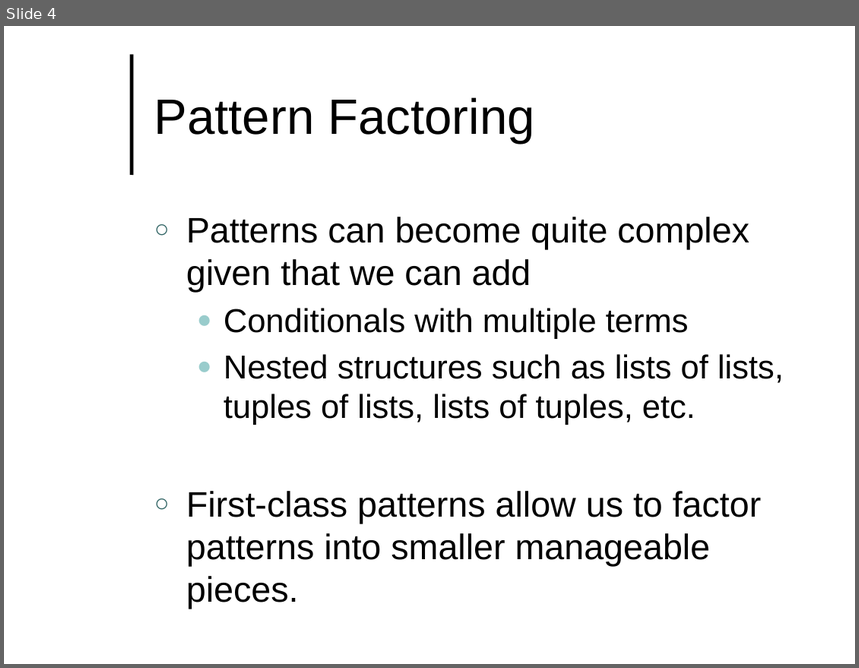
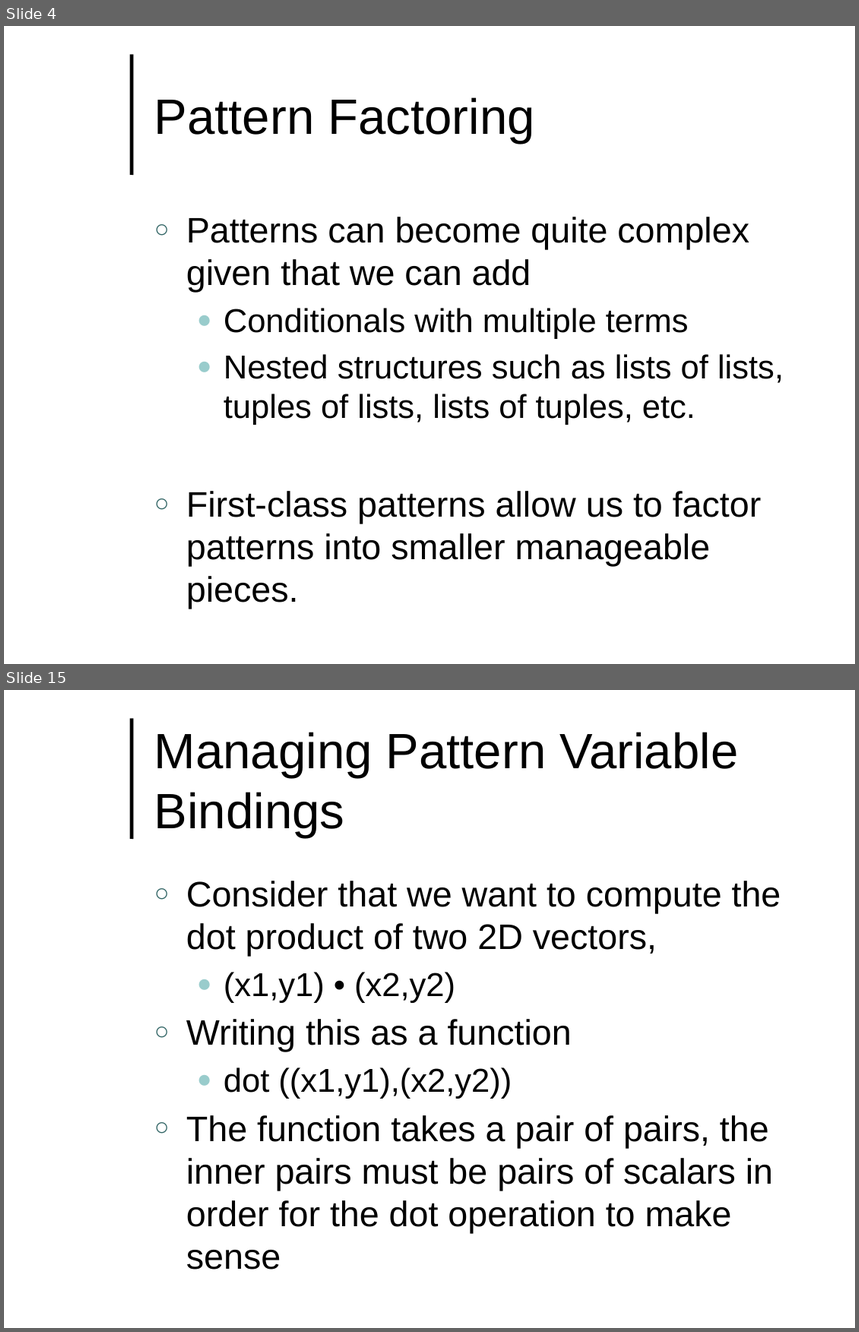
Before and after one commit to lutzhamel/CSC493, a slide deck: notes/csc493-ln015.pptx. Shown one above the other, each under a label of ours: slide 4 before the commit, slides 4 and 15 after it; the slides between them are not shown. The pictures are 859x668 and 859x1332 pixels, drawn with LibreOffice and Linux fonts; fonts in the diff are those of the drawing; background and template pictures are left out. Boxes give left, top, right and bottom in pixels: in the first picture for what was removed or moved away, otherwise in the second. Text is boxed around its words. In the diff, an @@ line names an element or a change of style, - is before the commit and + after.

```diff
--- a/notes/csc493-ln015.pptx
+++ b/notes/csc493-ln015.pptx
@@ slide 15 added at [4,690,855,1328], background #FFFFFF; not listed: 1 template element that a slide beside it also shows @@
@@ title added at [154,732,738,837], 42 pt, text #000000 @@
+Managing Pattern Variable Bindings
@@ text added at [186,881,781,1233], 30 pt, text #000000 @@
+○ Consider that we want to compute the dot product of two 2D vectors,
+  ● (x1,y1) • (x2,y2)
+○ Writing this as a function
+  ● dot ((x1,y1),(x2,y2))
+○ The function takes a pair of pairs, the inner pairs must be pairs of scalars in order for the dot operation to make sense
```
Also in this commit, not shown: 2 slides changed, 10 other slides added, 7 other files.
